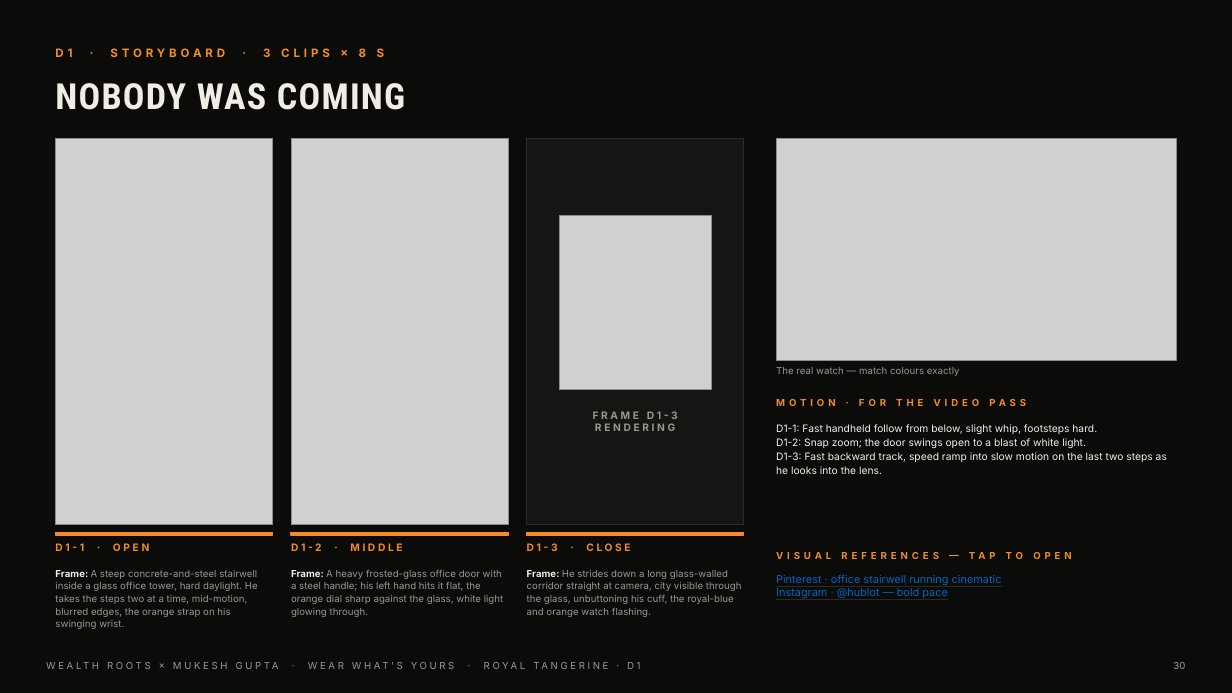
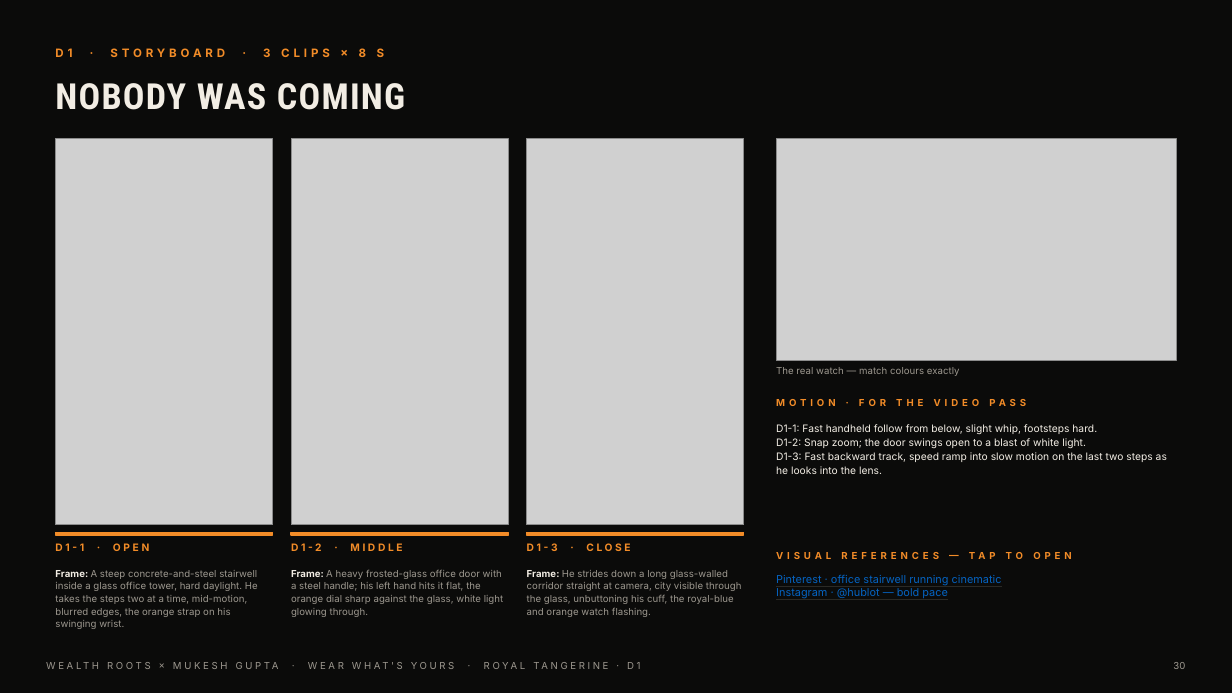
Before and after one commit to sage-media-official/pitchdeck, a slide deck: slide 30 of Wealth-Roots-Wear-Whats-Yours.pptx. Drawn at 1232x693 pixels with LibreOffice and Linux fonts; fonts in the diff are those of the drawing; grey boxes stand for pictures. Boxes give left, top, right and bottom in pixels: in the first picture for what was removed or moved away, otherwise in the second. Text is boxed around its words. In the diff, an @@ line names an element or a change of style, - is before the commit and + after.

```diff
--- a/Wealth-Roots-Wear-Whats-Yours.pptx
+++ b/Wealth-Roots-Wear-Whats-Yours.pptx
@@ rectangle removed at bbox=[527, 139, 744, 525] @@
@@ picture added at bbox=[527, 139, 744, 525] @@
@@ picture removed at bbox=[559, 216, 712, 390] @@
@@ text removed at bbox=[593, 411, 678, 431] @@
-FRAME D1-3
-RENDERING
```
Also in this commit, not shown: 11 other slides changed.
